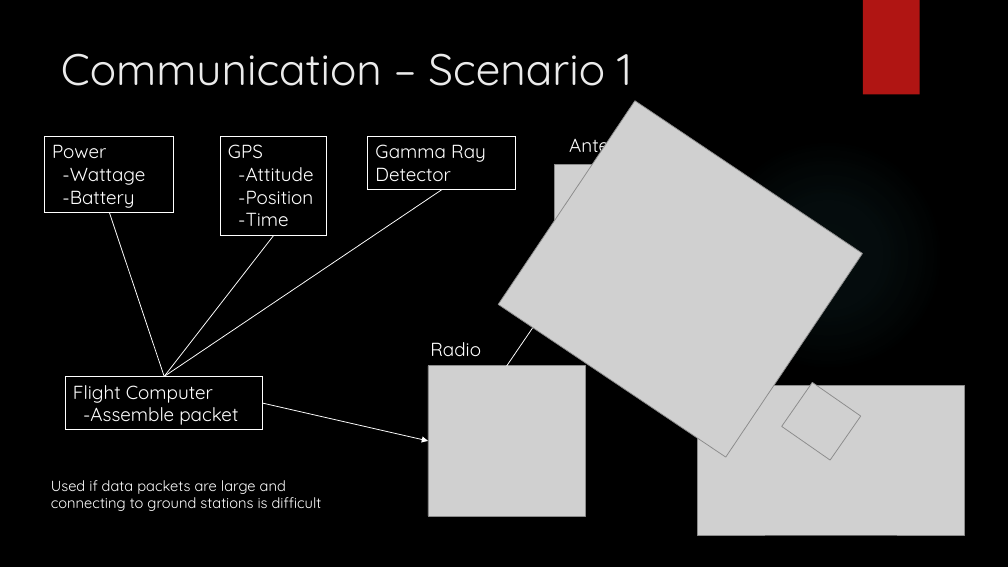
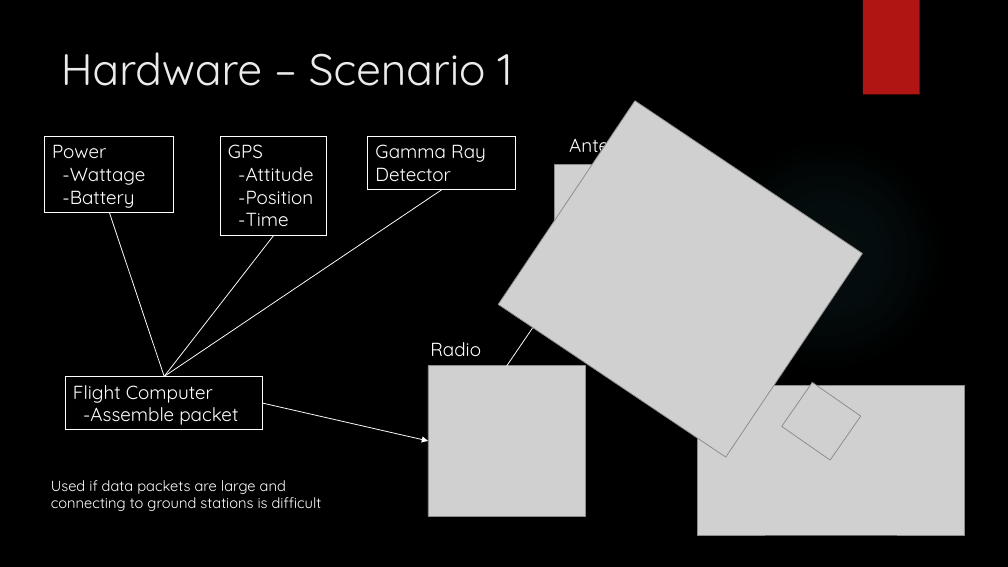
Before and after one commit to HASP-UMN/CubeSat, a slide deck: slide 19 of Presentations/PDR_Presentation.pptx. Drawn at 1008x567 pixels with LibreOffice and Linux fonts; fonts in the diff are those of the drawing; grey boxes stand for pictures; background and template pictures are left out. Boxes give left, top, right and bottom in pixels: in the first picture for what was removed or moved away, otherwise in the second. Text is boxed around its words. In the diff, an @@ line names an element or a change of style, - is before the commit and + after.

```diff
--- a/Presentations/PDR_Presentation.pptx
+++ b/Presentations/PDR_Presentation.pptx
@@ title at [61, 52, 513, 86]: text changed @@
-Communication – Scenario 1
+Hardware – Scenario 1
```
Also in this commit, not shown: 3 other slides changed, 2 slides added, 2 slides removed, 1 other file.
